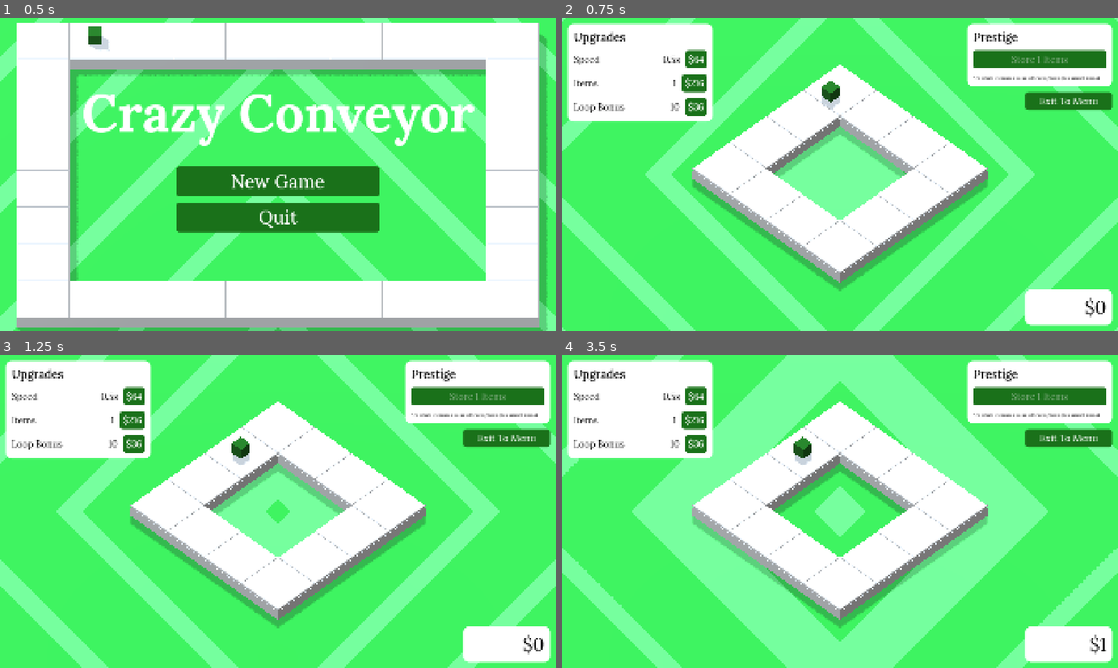
Above: before the commit, frames 1-4 (two rows, left to right).
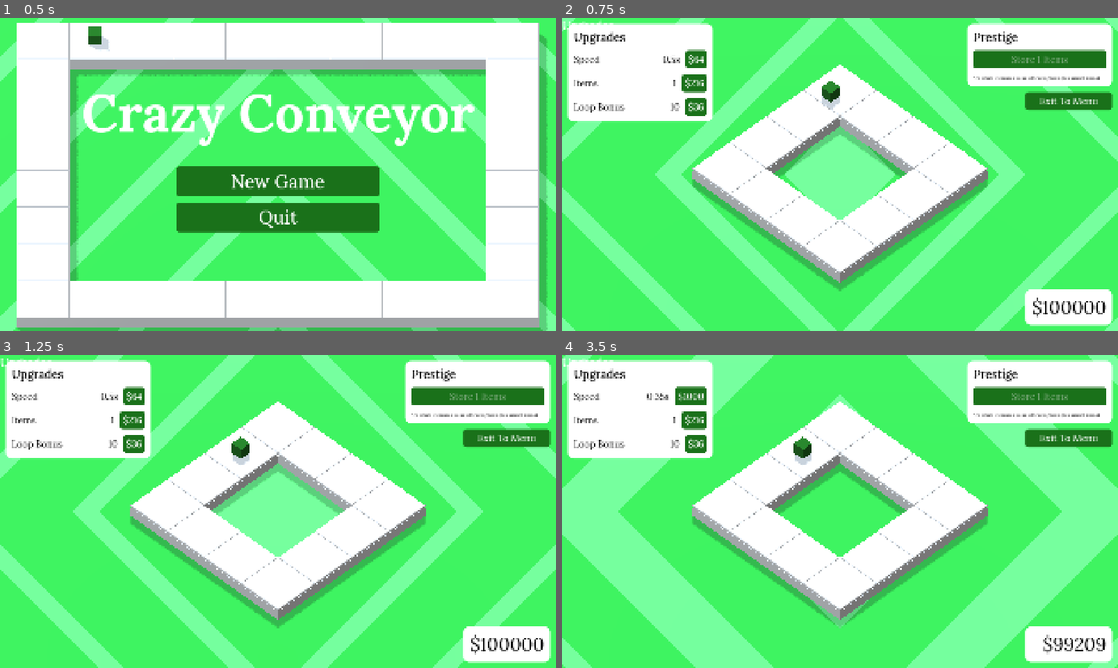
Above: after the commit, the same moments.

Repository: billyhawkes/crazy-conveyer
Game: Godot game, scene res://scenes/main_menu.tscn
Two runs of this game, one before a commit and one after it. Both use one fixed random seed, a clock stepped at 60 frames per second and the inputs below.
Inputs:
- Up to frame 1 (0.5 s): no input
- Up to frame 2 (0.75 s): click "New Game" at 0.5 s
- Up to frame 3 (1.25 s): no input
- Up to frame 4 (3.5 s): click "$64" at 1.25 s; click "$216" at 2 s; click "$64" (after the commit: "$512") at 2.75 s

Frame 1 is identical in both runs. In frame 2, 12% of the frame differs, in the area x 0-100%, y 0-100%; in frame 3, 16%; in frame 4, 53%.

Commit message:
feat: increase banding speed on global speed level

Diff:
--- a/globals/events.gd
+++ b/globals/events.gd
@@ -9,3 +9,4 @@
 
 class GameEvents:
 	signal money_changed
+	signal speed_changed(value: float)
--- a/globals/globals.gd
+++ b/globals/globals.gd
@@ -44,7 +44,7 @@
 const PATH = "user://"
 
 func reset() -> void:
-	money = 0
+	money = 100000
 	levels = {
 		"speed": 1,
 		"items": 1,
--- /dev/null
+++ b/materials/square.tres
@@ -0,0 +1,8 @@
+[gd_resource type="ShaderMaterial" load_steps=2 format=3 uid="uid://blxolxuuli1r"]
+
+[ext_resource type="Shader" uid="uid://de8scoecvns1c" path="res://shaders/squares.gdshader" id="1_mhilb"]
+
+[resource]
+render_priority = 0
+shader = ExtResource("1_mhilb")
+shader_parameter/speed = 1.0
--- /dev/null
+++ b/scenes/floor.gd
@@ -0,0 +1,12 @@
+extends MeshInstance3D
+
+func _ready() -> void:
+	_set_shader(Globals.levels.speed)
+	Events.game.speed_changed.connect(_set_shader)
+
+
+func _set_shader(speed: int):
+	var shader_material := get_active_material(0) as ShaderMaterial
+	print("MATERIAL", shader_material)
+	if shader_material:
+		shader_material.set_shader_parameter("speed", 1.0 + (speed / 2.0))
--- a/scenes/game.tscn
+++ b/scenes/game.tscn
@@ -4,7 +4,8 @@
 [ext_resource type="Script" uid="uid://denpngadj7tqh" path="res://scenes/hud.gd" id="2_e2o6t"]
 [ext_resource type="Theme" uid="uid://dmcn8ld0wnxje" path="res://interface/theme.tres" id="3_feb5d"]
 [ext_resource type="FontFile" uid="uid://bcoio51qypcjt" path="res://assets/Lora-VariableFont_wght.ttf" id="4_iywne"]
-[ext_resource type="Shader" uid="uid://de8scoecvns1c" path="res://shaders/squares.gdshader" id="4_lbhrr"]
+[ext_resource type="Material" uid="uid://blxolxuuli1r" path="res://materials/square.tres" id="5_iywne"]
+[ext_resource type="Script" uid="uid://cb8i225jm6ii8" path="res://scenes/floor.gd" id="6_p57ef"]
 
 [sub_resource type="FontVariation" id="FontVariation_p57ef"]
 base_font = ExtResource("4_iywne")
@@ -12,12 +13,8 @@
 2003265652: 500
 }
 
-[sub_resource type="ShaderMaterial" id="ShaderMaterial_iywne"]
-render_priority = 0
-shader = ExtResource("4_lbhrr")
-
 [sub_resource type="PlaneMesh" id="PlaneMesh_lnu2h"]
-material = SubResource("ShaderMaterial_iywne")
+material = ExtResource("5_iywne")
 
 [sub_resource type="FastNoiseLite" id="FastNoiseLite_lnu2h"]
 
@@ -208,9 +205,16 @@
 near = 2.0
 far = 21.0
 
-[node name="MeshInstance3D" type="MeshInstance3D" parent="."]
+[node name="Floor" type="MeshInstance3D" parent="."]
 transform = Transform3D(26.996927, 0, 0, 0, 1.0000011, 0, 0, 0, 25.777443, 0, 0, 0)
 mesh = SubResource("PlaneMesh_lnu2h")
+script = ExtResource("6_p57ef")
+
+[node name="Title" type="Label" parent="Floor"]
+size_flags_horizontal = 3
+theme_override_fonts/font = SubResource("FontVariation_p57ef")
+theme_override_font_sizes/font_size = 40
+text = "Upgrades"
 
 [node name="WorldEnvironment" type="WorldEnvironment" parent="."]
 environment = SubResource("Environment_e2o6t")
--- a/scenes/hud.gd
+++ b/scenes/hud.gd
@@ -49,6 +49,7 @@
 	if Globals.money >= cost:
 		Globals.money -= cost
 		Globals.levels.speed += 1
+		Events.game.speed_changed.emit(Globals.levels.speed)
 		Events.game.money_changed.emit()
 		render_ui()
 
--- a/shaders/squares.gdshader
+++ b/shaders/squares.gdshader
@@ -1,4 +1,6 @@
 shader_type spatial;
+
+uniform float speed = 1.0;
 
 void fragment() {
     float dist = 0.0;
@@ -16,10 +18,9 @@
 		dist = -VERTEX.y + VERTEX.x;
 	}
 
-    if (int(dist - TIME * 2.0) % 5 == 0) {
+    if (int(dist - TIME * speed) % 5 == 0) {
         ALBEDO = vec3(0.4, 0.9, 0.5);
     } else {
         ALBEDO = vec3(0.2, 0.8, 0.3);
     }
 }
-//Looks cool: dist = VERTEX.y * VERTEX.x;
Not shown, added: scenes/floor.gd.uid
Not shown, changed: README.md
